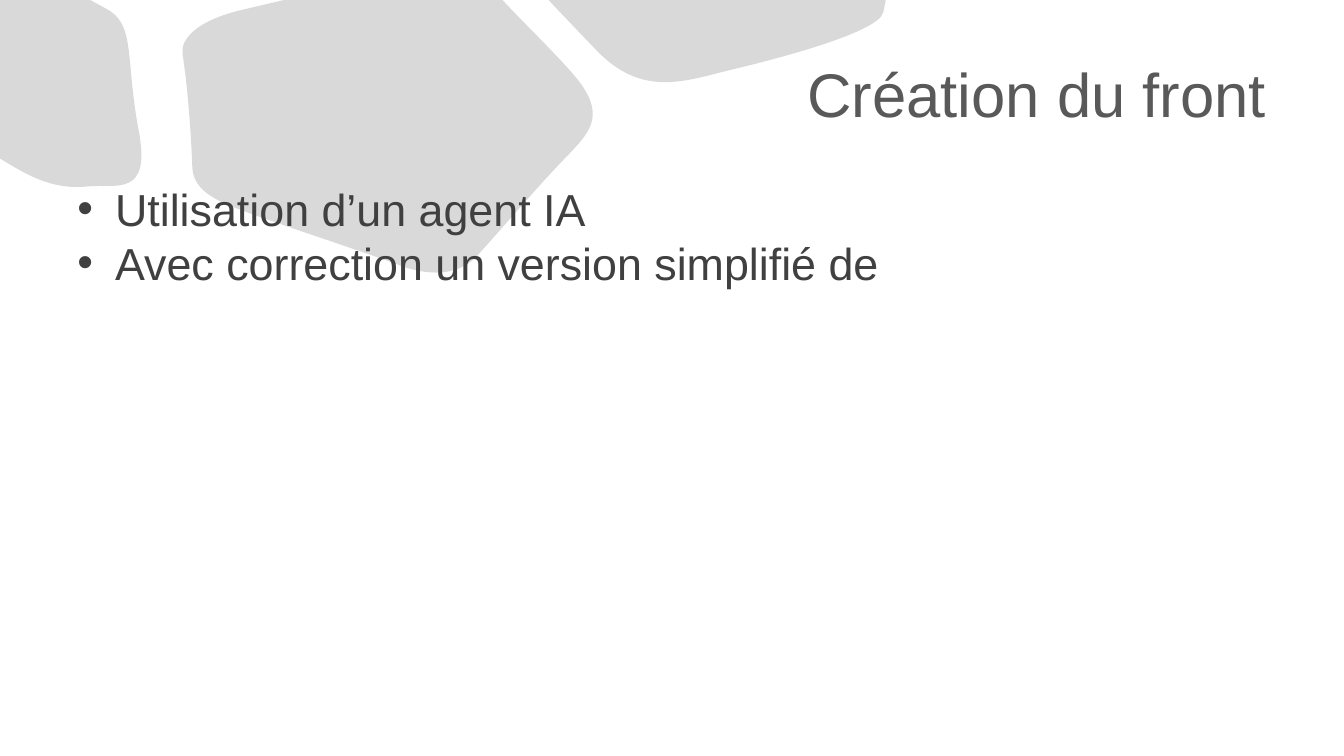
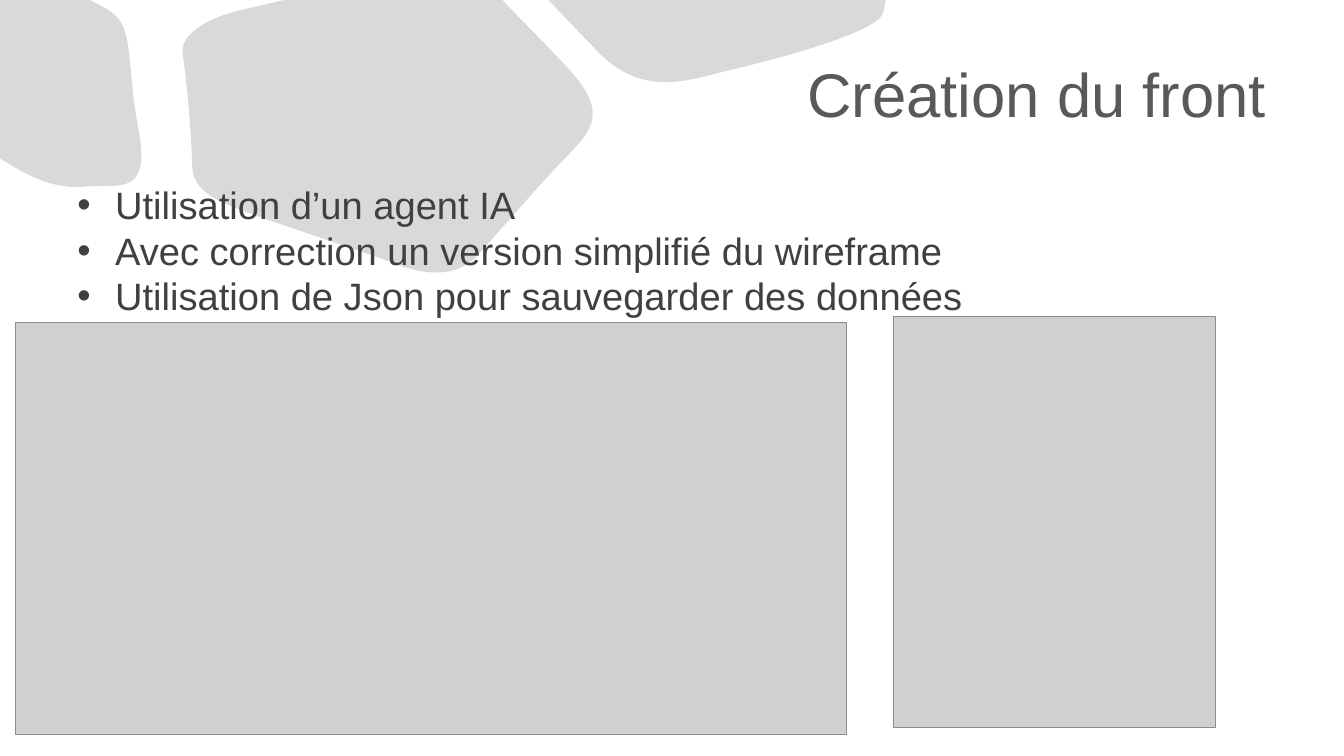
Before and after one commit to rahinsoo/Projet-Gestion-temps, a slide deck: slide 6 of CDC-DOC/2025-12-3_TP_IA.pptx. Drawn at 1344x756 pixels with LibreOffice and Linux fonts; fonts in the diff are those of the drawing; grey boxes stand for pictures. Boxes give left, top, right and bottom in pixels: in the first picture for what was removed or moved away, otherwise in the second. Text is boxed around its words. In the diff, an @@ line names an element or a change of style, - is before the commit and + after.

```diff
--- a/CDC-DOC/2025-12-3_TP_IA.pptx
+++ b/CDC-DOC/2025-12-3_TP_IA.pptx
@@ text at [115, 191, 515, 227]: size 32 to 27.2 pt in "Utilisation d’un agent IA" @@
@@ text at [115, 237, 962, 318]: text changed; size 32 to 27.2 pt @@
-• Avec correction un version simplifié de
+• Avec correction un version simplifié du wireframe
+• Utilisation de Json pour sauvegarder des données
@@ picture added at [16, 323, 847, 735] @@
@@ picture added at [894, 317, 1216, 727] @@
```
Also in this commit, not shown: 1 slide added, 1 other file.
